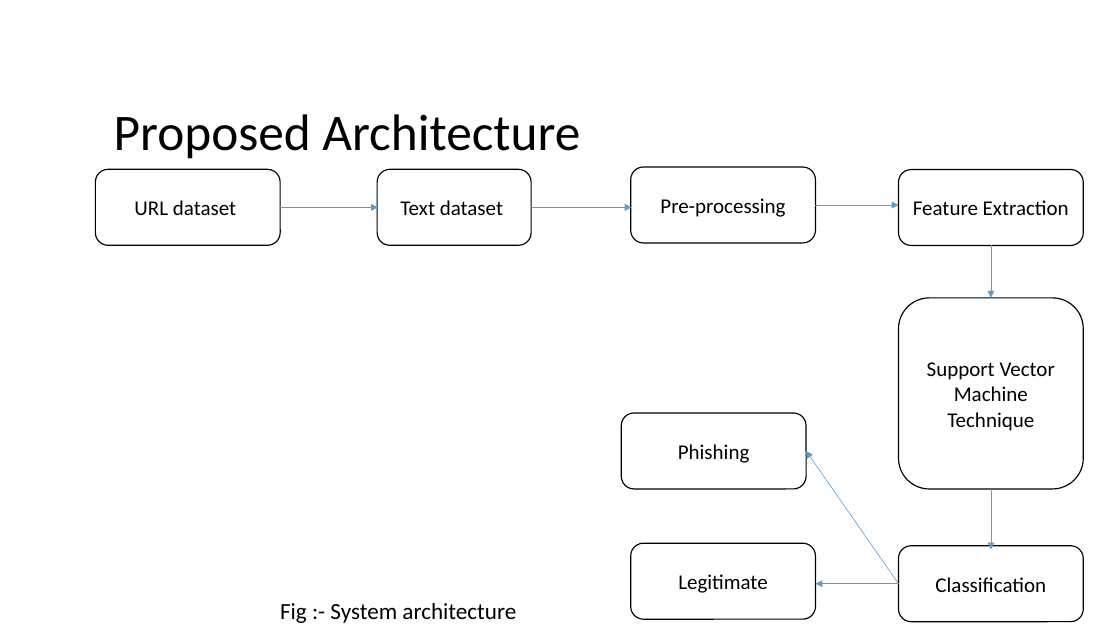
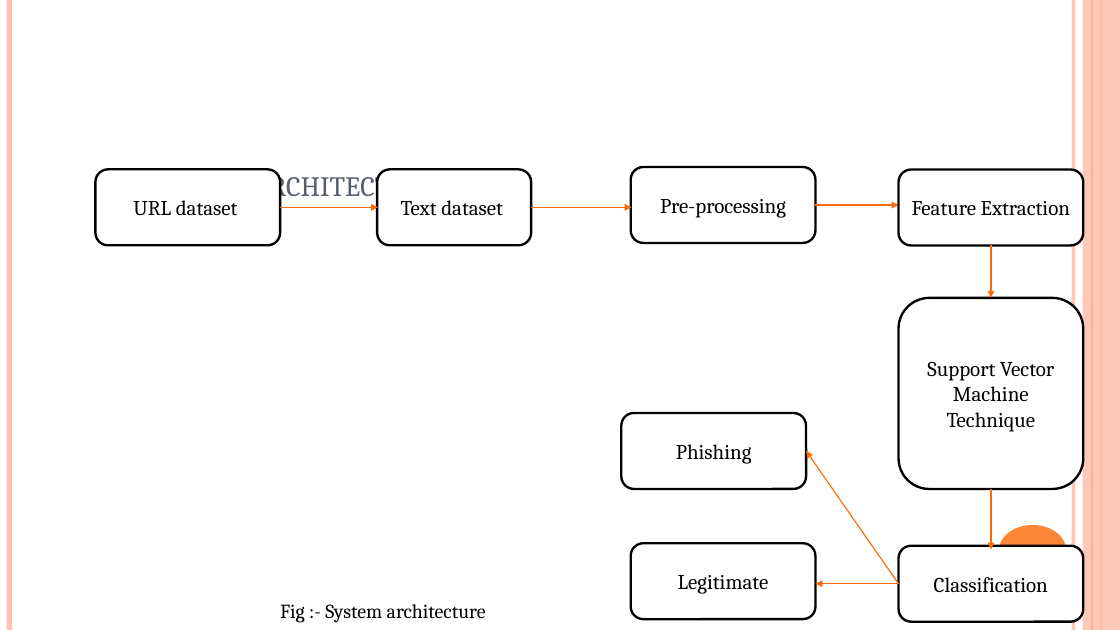
Before and after one commit to omkara18/Detection-Phishing-Website-Using-MI, a slide deck: slide 9 of Detection_Phishing Website_V1.0/Project_Review1/Review.pptx. Drawn at 1120x630 pixels with LibreOffice and Linux fonts; fonts in the diff are those of the drawing. Boxes give left, top, right and bottom in pixels: in the first picture for what was removed or moved away, otherwise in the second. Text is boxed around its words. In the diff, an @@ line names an element or a change of style, - is before the commit and + after.

Commit message:
Report
Details Of Phishing Detection Website Using ML

```diff
--- a/Detection_Phishing Website_V1.0/Project_Review1/Review.pptx
+++ b/Detection_Phishing Website_V1.0/Project_Review1/Review.pptx
@@ line added from (9, 0) to (9, 630), #FEC3AE 4.5 pt @@
@@ line added from (1074, 0) to (1074, 630), #FEC3AE 3 pt @@
@@ rectangle added at <box>1083,0,1120,630</box>, fill #FEC3AE at 87% opacity @@
@@ line added from (1092, 0) to (1092, 630), #FE8637 0.75 pt @@
@@ line added from (1102, 0) to (1102, 630), #FE8637 1.5 pt @@
@@ title "Proposed Architecture" at <box>105,60,1057,208</box>: size 44 to 30 pt, font Calibri to Cambria, text colour #000000 to #575F6D, small capitals on; line spacing 0.9 to 1; vertical alignment middle to bottom @@
@@ arrow (281, 208) - (378, 208): stroke #5B9BD5 0.5 pt to #FF6B0A 1 pt @@
@@ arrow (531, 208) - (632, 208): stroke #5B9BD5 0.5 pt to #FF6B0A 1 pt @@
@@ arrow (816, 205) - (899, 205): stroke #5B9BD5 0.5 pt to #FF6B0A 1 pt @@
@@ arrow (991, 245) - (991, 298): stroke #5B9BD5 0.5 pt to #FF6B0A 1 pt @@
@@ arrow (899, 584) - (807, 451): stroke #5B9BD5 0.5 pt to #FF6B0A 1 pt @@
@@ arrow (991, 489) - (991, 549): stroke #5B9BD5 0.5 pt to #FF6B0A 1 pt @@
@@ ellipse added at <box>999,525,1066,576</box>, fill #FE8637 @@
@@ font Calibri to Cambria; outline #000000 1 pt to #000000 2 pt in 8 elements at <box>631,167,816,243</box>, <box>96,170,281,245</box>, <box>899,298,1084,490</box>, <box>377,170,531,245</box>, <box>899,170,1084,245</box>, <box>899,546,1084,622</box>, <box>622,413,807,489</box>, <box>631,544,816,619</box> @@
@@ text "Fig :- System architecture" at <box>280,604,486,623</box>: size 19.8 to 17.1 pt, font Calibri to Cambria @@
@@ arrow (899, 584) - (816, 584): stroke #5B9BD5 0.5 pt to #FF6B0A 1 pt @@
```
Also in this commit, not shown: 18 other slides changed, 5 slides added, 5 slides removed, 1 other file.
